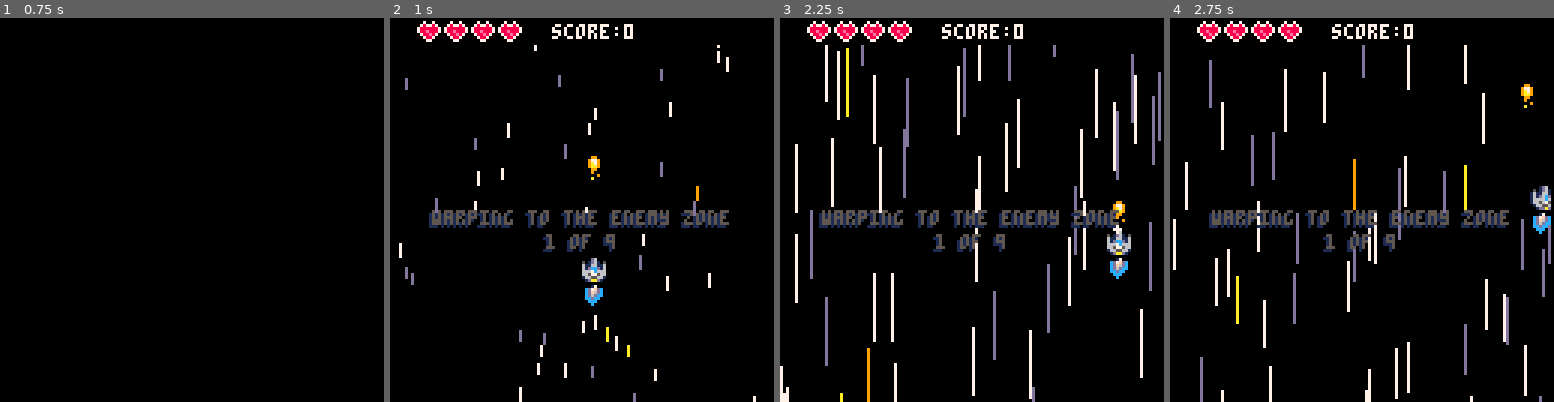
Above: before the commit, frames 1-4 (left to right).
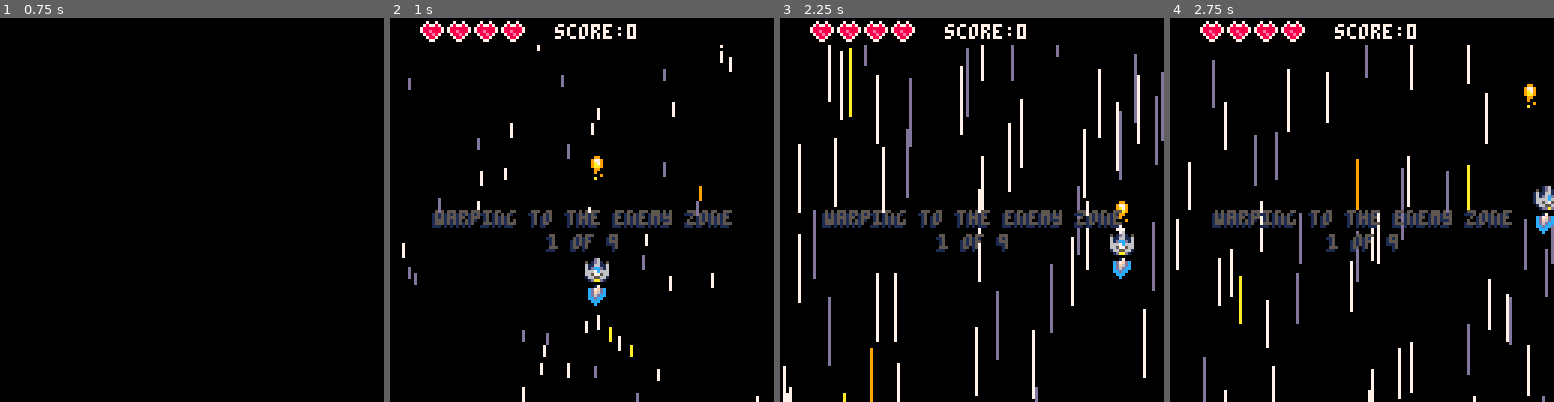
Above: after the commit, the same moments.

Repository: eduszesz/shmup
Game: PICO-8 cartridge myshmup.p8
The game is run twice, just before and just after one commit, with the same random seed, the same clock (stepped at 60 frames per second) and the same inputs.
Inputs:
- Up to frame 1 (0.75 s): tap X (X key) at 0.33 s; tap O (Z key) at 0.7 s
- Up to frame 2 (1 s): no input
- Up to frame 3 (2.25 s): tap X (X key) at 1.07, 1.85 s; hold Right 1.6-2.1 s; tap O (Z key) at 1.7, 2.1 s; hold Up from 2.15 s (still down)
- Up to frame 4 (2.75 s): release Up at 2.42 s; hold Right from 2.47 s (still down); tap O (Z key) at 2.5 s

Frame 1 is identical in both runs. In frame 2, 6.8% of the frame differs, in the area x 2-97%, y 0-100%; in frame 3, 15%, in the area x 0-100%, y 0-100%; in frame 4, 12%.

Commit message:
warp animation

Diff:
--- a/myshmup.p8
+++ b/myshmup.p8
@@ -117,6 +117,7 @@
 	end
 
 	if state=="wave" then
+		shake=2
 		if wtimer==85 and cwave<10 then
 			sfx(9)
 		end
